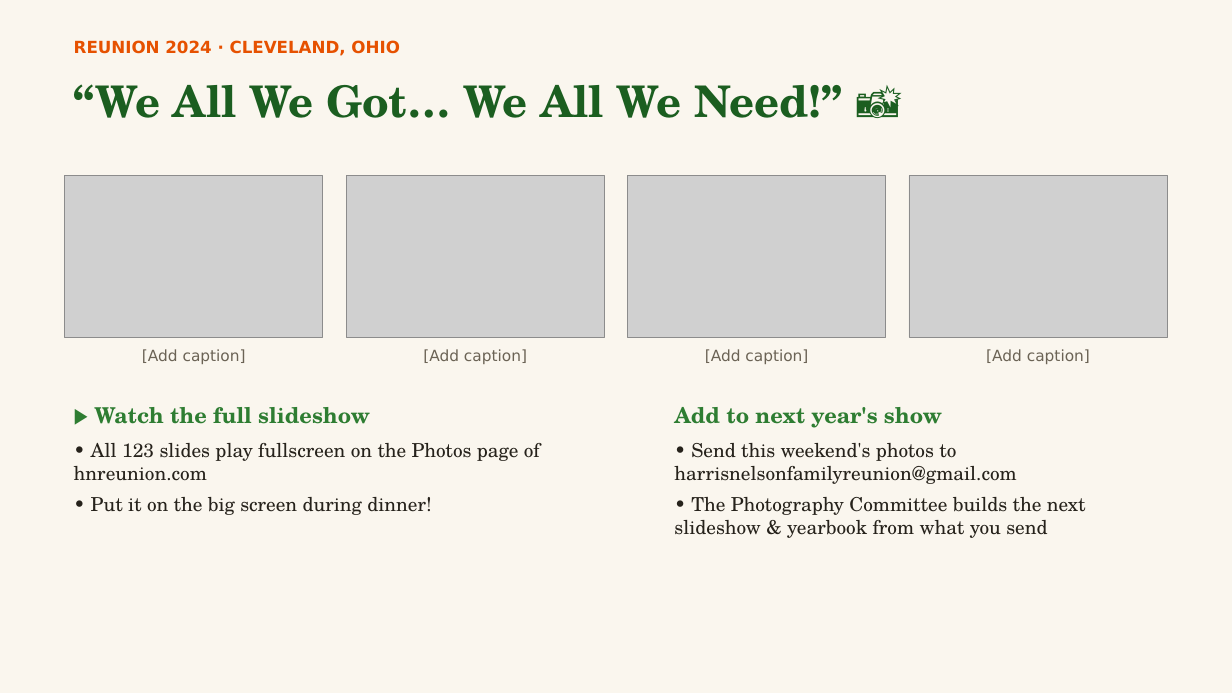
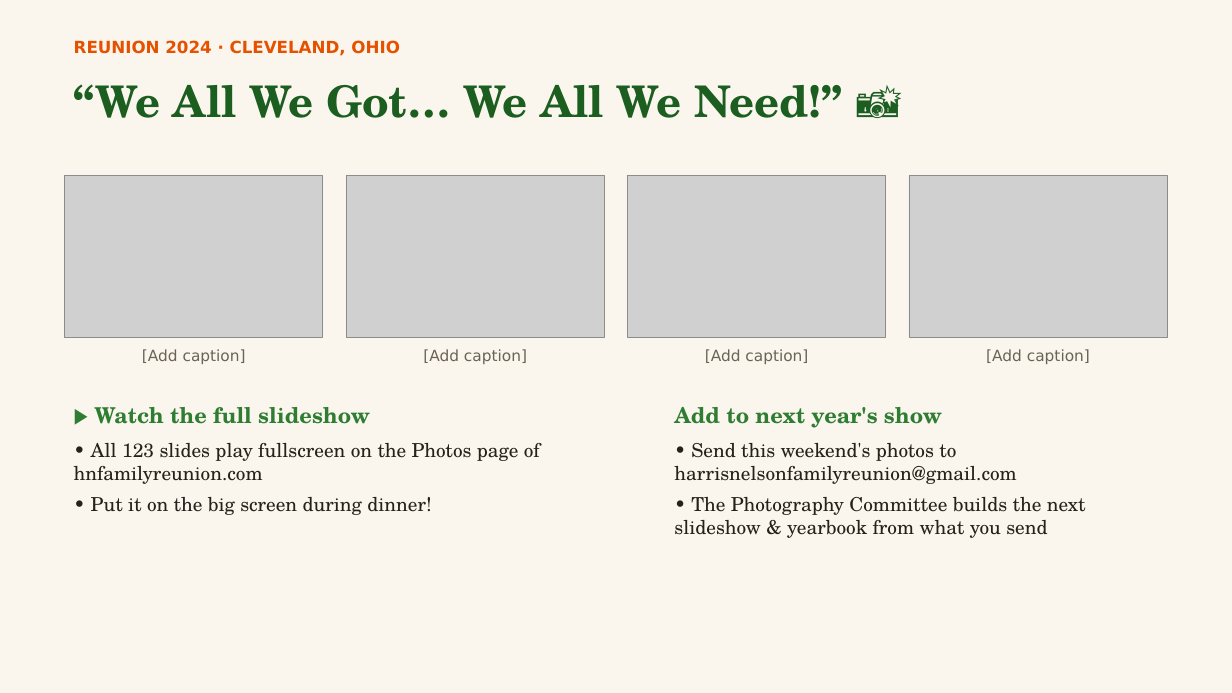
Before and after one commit to MEG-agt25/Family-Reunion, a slide deck: slide 9 of presentation/Harris-Nelson-Reunion-2026.pptx. Drawn at 1232x693 pixels with LibreOffice and Linux fonts; fonts in the diff are those of the drawing; grey boxes stand for pictures. Boxes give left, top, right and bottom in pixels: in the first picture for what was removed or moved away, otherwise in the second. Text is boxed around its words. In the diff, an @@ line names an element or a change of style, - is before the commit and + after.

```diff
--- a/presentation/Harris-Nelson-Reunion-2026.pptx
+++ b/presentation/Harris-Nelson-Reunion-2026.pptx
@@ text at <box>74,443,540,484</box>: text changed @@
-• All 123 slides play fullscreen on the Photos page of hnreunion.com
+• All 123 slides play fullscreen on the Photos page of hnfamilyreunion.com
```
Also in this commit, not shown: 9 other slides changed, 14 other files.
